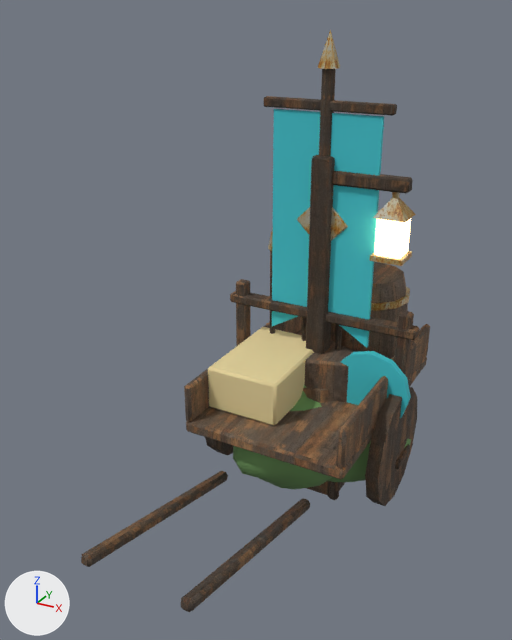
Before and after pictures for a commit that changed the Blender file art/spike/f84/props.blend.
Both versions are drawn from a camera (50 mm lens) standing at (2.07, -4.81, 3.68) and looking at (-0.11, -0.84, 1.69). The lights are fixed; the arrows at lower left show +X, +Y and +Z. The first picture is the older version.

Names of what the first picture shows: 'spike_banner', 'spike_bush', 'spike_cart', 'spike_crate', 'spike_lantern', 'spike_rack' and 1 more.
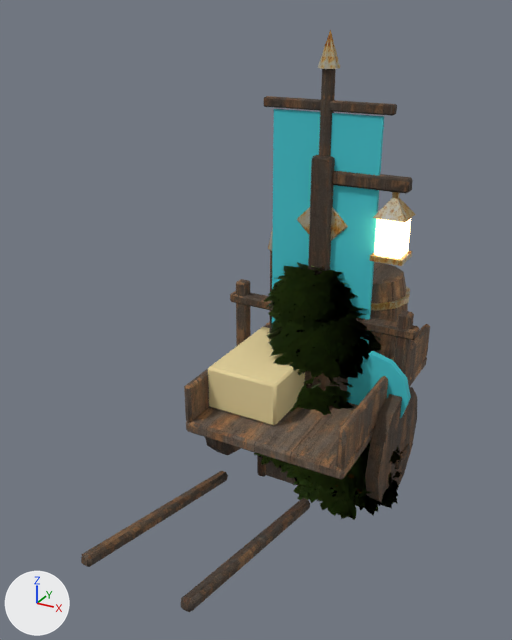
What differs and where, as boxes [x1, y1, x2, y2] in the pictures (512 x 640 px):
'spike_shrub_2', added: after [263, 262, 382, 415]
'spike_shrub', added: after [266, 266, 382, 414]
'spike_bush', reshaped, recoloured (mostly hidden afterwards): before [233, 385, 411, 489]; after [275, 404, 403, 494]
'spike_flowers', added: after [257, 454, 399, 519]
    faces in mat_spike_foliage: [257, 454, 399, 519]
'spike_flowers_2', added: after [254, 452, 402, 520]
    faces in mat_spike_foliage: [254, 452, 402, 520]
'spike_bush_2', added (mostly hidden): after [281, 389, 400, 494]

Diff of the bpy script that builds the scene:
```diff
--- a/art/spike/f84/props.blend.py
+++ b/art/spike/f84/props.blend.py
@@ img_leaves_normal_png @@
+img_leaves_normal_png = load_image('leaves_normal.png', '../../../shared/assets/textures/spike_f84/leaves/leaves_normal.png', 1024, 1024, 'Non-Color')
@@ img_leaves_albedo_png @@
+img_leaves_albedo_png = load_image('leaves_albedo.png', '../../../shared/assets/textures/spike_f84/leaves/leaves_albedo.png', 1024, 1024, 'sRGB')
@@ img_blossom_normal_png @@
+img_blossom_normal_png = load_image('blossom_normal.png', '../../../shared/assets/textures/spike_f84/blossom/blossom_normal.png', 1024, 512, 'Non-Color')
@@ img_blossom_albedo_png @@
+img_blossom_albedo_png = load_image('blossom_albedo.png', '../../../shared/assets/textures/spike_f84/blossom/blossom_albedo.png', 1024, 512, 'sRGB')
@@ mat_spike_foliage @@
+mat_spike_foliage = bpy.data.materials.new('spike_foliage')
+# uses the picture img_leaves_albedo_png
+# uses the picture img_leaves_normal_png
@@ mat_spike_blossom @@
+mat_spike_blossom = bpy.data.materials.new('spike_blossom')
+# uses the picture img_blossom_albedo_png
+# uses the picture img_blossom_normal_png
@@ me_spike_bush @@
 # used by ob_spike_bush; location = (0.0, 0.0, 0.0)
-me_spike_bush.from_pydata(...)  # 648 vertices, 1280 faces; spans x -0.87..0.79, y -0.89..0.85, z -0.02..1.04
-me_spike_bush.materials.append(mat_spike_leaves)
+me_spike_bush.from_pydata(...)  # 2760 vertices, 690 faces; spans x -0.86..0.85, y -0.74..0.76, z 0.22..1.16
+# me_spike_bush part 1: 1 vertex moved within x 0.52, y 0.43, z 0.51; 645 vertices removed from x -0.87..0.79, y -0.89..0.85, z -0.02..1.04; 2757 vertices added at x -0.86..0.85, y -0.74..0.76, z 0.22..1.16
+me_spike_bush.materials.append(mat_spike_foliage)
@@ me_spike_flowers_2 @@
+me_spike_flowers_2.from_pydata(...)  # 1920 vertices, 480 faces; spans x -0.67..0.88, y -0.8..0.6, z 0.06..0.58
+# faces by material slot: [400, 80]
+me_spike_flowers_2.materials.append(mat_spike_foliage)
+me_spike_flowers_2.materials.append(mat_spike_blossom)
@@ me_spike_flowers @@
+me_spike_flowers.from_pydata(...)  # 1920 vertices, 480 faces; spans x -0.602..0.864, y -0.738..0.544, z 0.081..0.601
+# faces by material slot: [400, 80]
+me_spike_flowers.materials.append(mat_spike_foliage)
+me_spike_flowers.materials.append(mat_spike_blossom)
@@ me_spike_shrub_2 @@
+me_spike_shrub_2.from_pydata(...)  # 2880 vertices, 720 faces; spans x -0.57..0.597, y -0.608..0.59, z 0.452..1.892
+me_spike_shrub_2.materials.append(mat_spike_foliage)
@@ me_spike_shrub @@
+me_spike_shrub.from_pydata(...)  # 2880 vertices, 720 faces; spans x -0.559..0.579, y -0.624..0.613, z 0.452..1.906
+me_spike_shrub.materials.append(mat_spike_foliage)
@@ me_spike_bush_2 @@
+me_spike_bush_2.from_pydata(...)  # 2760 vertices, 690 faces; spans x -0.87..0.82, y -0.75..0.7, z 0.21..1.11
+me_spike_bush_2.materials.append(mat_spike_foliage)
@@ ob_spike_flowers_2 @@
+ob_spike_flowers_2 = bpy.data.objects.new('spike_flowers_2', me_spike_flowers_2)
+ob_spike_flowers_2.location = (0.0, 0.0, 0.0)
@@ ob_spike_flowers @@
+ob_spike_flowers = bpy.data.objects.new('spike_flowers', me_spike_flowers)
+ob_spike_flowers.location = (0.0, 0.0, 0.0)
@@ ob_spike_shrub_2 @@
+ob_spike_shrub_2 = bpy.data.objects.new('spike_shrub_2', me_spike_shrub_2)
+ob_spike_shrub_2.location = (0.0, 0.0, 0.0)
@@ ob_spike_shrub @@
+ob_spike_shrub = bpy.data.objects.new('spike_shrub', me_spike_shrub)
+ob_spike_shrub.location = (0.0, 0.0, 0.0)
@@ ob_spike_bush_2 @@
+ob_spike_bush_2 = bpy.data.objects.new('spike_bush_2', me_spike_bush_2)
+ob_spike_bush_2.location = (0.0, 0.0, 0.0)
```
